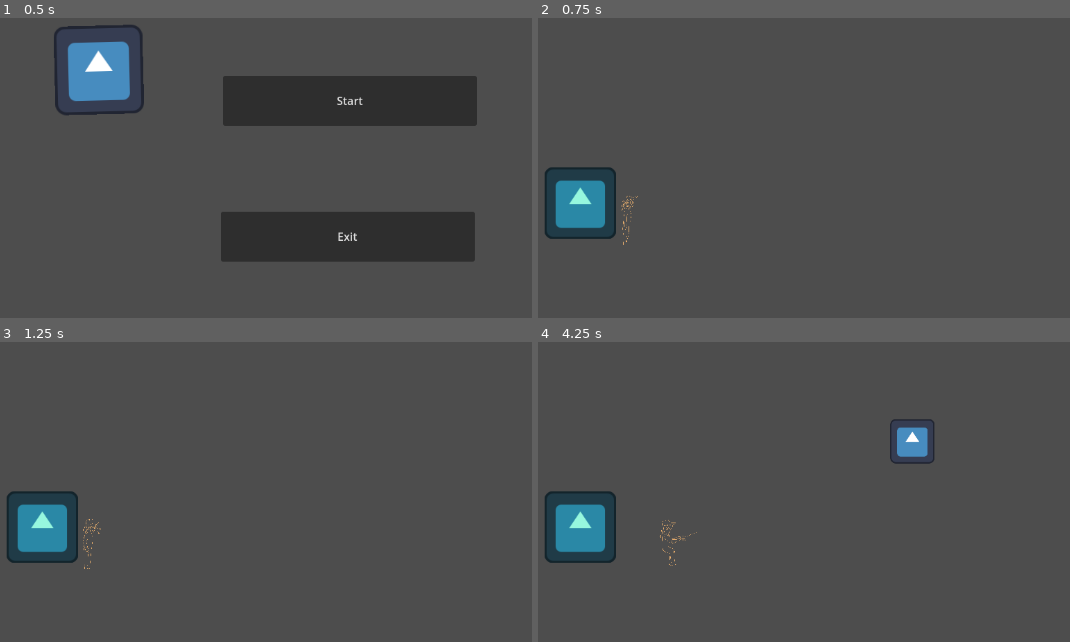
Above: before the commit, frames 1-4 (two rows, left to right).
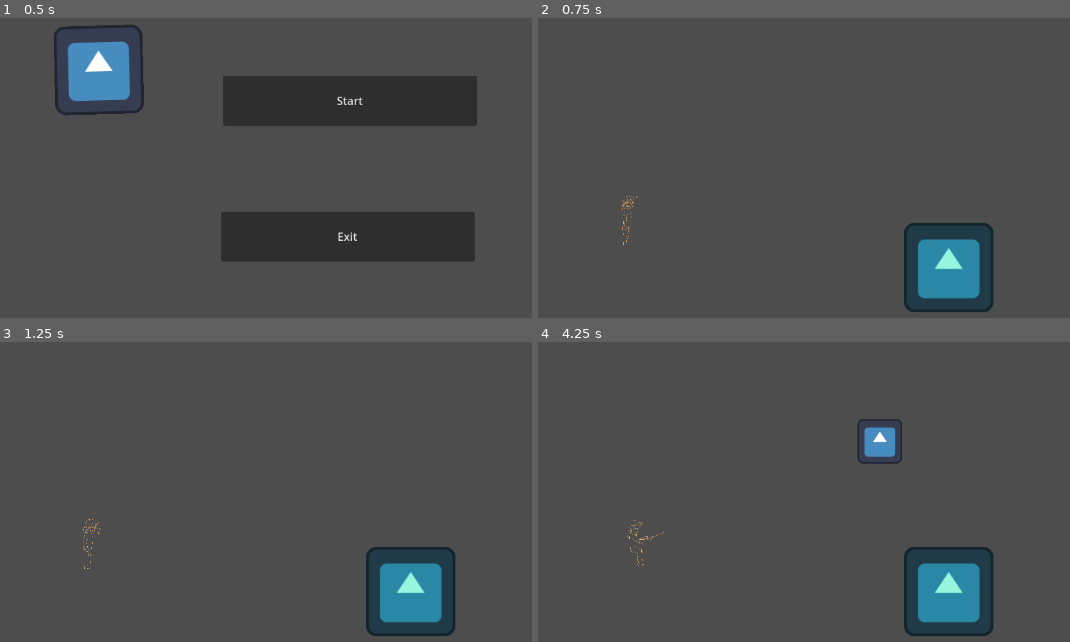
Above: after the commit, the same moments.

Repository: corin-gaiotto/gdc-jam-2025
Game: Godot game, scene res://Scenes/MainScene.tscn
Same seed, same stepped clock (60 frames per second), same inputs: the game is played once before the commit and once after it. The engine's default icon, where the game draws it, is replaced by a stand-in: a white triangle on a blue panel in a dark square.
Inputs (mouse positions are in pixels of both pictures, inside the frame that each line leads up to):
- Up to frame 1 (0.5 s): no input
- Up to frame 2 (0.75 s): click "Start" at 0.5 s
- Up to frame 3 (1.25 s): no input
- Up to frame 4 (4.25 s): tap Enter at 1.25 s; move the mouse to (1069, 507) at 1.27 s; hold D (right) 1.28-2.03 s; tap Space (fishing-interact) at 1.35, 2.85 s; move the mouse to (734, 552) at 2.02 s; hold S (down) 2.03-2.78 s; tap E (start-fishing) at 2.1, 2.75, 3.5, 3.6 s; move the mouse to (974, 432) at 2.77 s; hold D (right) 2.78-3.53 s; move the mouse to (851, 618) at 3.52 s; hold W (up) from 3.53 s (still down)

Frame 1 is identical in both runs. In frame 2, 8.1% of the frame differs, in the area x 1-86%, y 49-98%; in frame 3, 8.1%; in frame 4, 9.7%, in the area x 1-86%, y 25-98%.

Commit message:
bug fixes, and added some fish species

Diff:
--- /dev/null
+++ b/Assets/FishSpecies/Anchovy.tscn
@@ -0,0 +1,29 @@
+[gd_scene load_steps=4 format=3 uid="uid://cfe7akv2fmbsw"]
+
+[ext_resource type="Script" uid="uid://c3dgu655bgxdj" path="res://Scripts/fish_species.gd" id="1_4wj3h"]
+[ext_resource type="Texture2D" uid="uid://dokj5ftigyxx8" path="res://icon.svg" id="2_t4coe"]
+
+[sub_resource type="SpriteFrames" id="SpriteFrames_b00gv"]
+animations = [{
+"frames": [{
+"duration": 1.0,
+"texture": ExtResource("2_t4coe")
+}],
+"loop": true,
+"name": &"default",
+"speed": 5.0
+}]
+
+[node name="TestSpecies" type="Node"]
+script = ExtResource("1_4wj3h")
+speciesName = "Anchovy"
+size = 0.15
+baseSellValue = 10.0
+fishTexture = SubResource("SpriteFrames_b00gv")
+preferredDepth = 300.0
+idleBurstTime = 3
+idleMoveSpeed = 50.0
+fishingTurnTime = 1
+fishingResistance = 0.75
+fishingEnergyDrain = 0.5
+metadata/_custom_type_script = "uid://c3dgu655bgxdj"
--- /dev/null
+++ b/Assets/FishSpecies/HorseMackerel.tscn
@@ -0,0 +1,29 @@
+[gd_scene load_steps=4 format=3 uid="uid://ct8fpxw73qs1c"]
+
+[ext_resource type="Script" uid="uid://c3dgu655bgxdj" path="res://Scripts/fish_species.gd" id="1_314hc"]
+[ext_resource type="Texture2D" uid="uid://dokj5ftigyxx8" path="res://icon.svg" id="2_etkqd"]
+
+[sub_resource type="SpriteFrames" id="SpriteFrames_b00gv"]
+animations = [{
+"frames": [{
+"duration": 1.0,
+"texture": ExtResource("2_etkqd")
+}],
+"loop": true,
+"name": &"default",
+"speed": 5.0
+}]
+
+[node name="TestSpecies" type="Node"]
+script = ExtResource("1_314hc")
+speciesName = "Horse Mackerel"
+size = 1.0
+baseSellValue = 30.0
+fishTexture = SubResource("SpriteFrames_b00gv")
+preferredDepth = 400.0
+idleBurstTime = 5
+idleMoveSpeed = 100.0
+fishingTurnTime = 1
+fishingResistance = 1.0
+fishingEnergyDrain = 1.0
+metadata/_custom_type_script = "uid://c3dgu655bgxdj"
--- a/Objects/FishManagerTemplate.tscn
+++ b/Objects/FishManagerTemplate.tscn
@@ -1,21 +1,31 @@
-[gd_scene load_steps=3 format=3 uid="uid://biouiciisyeg2"]
+[gd_scene load_steps=5 format=3 uid="uid://biouiciisyeg2"]
 
 [ext_resource type="Script" uid="uid://dit08ixmmktq5" path="res://Scripts/fish_manager.gd" id="1_w4qpl"]
 [ext_resource type="PackedScene" uid="uid://c82kc21gwu57i" path="res://Assets/FishSpecies/TestSpecies.tscn" id="2_56iai"]
+[ext_resource type="PackedScene" uid="uid://cfe7akv2fmbsw" path="res://Assets/FishSpecies/Anchovy.tscn" id="3_sv0qc"]
+[ext_resource type="PackedScene" uid="uid://ct8fpxw73qs1c" path="res://Assets/FishSpecies/HorseMackerel.tscn" id="4_vadww"]
 
 [node name="FishManagerTemplate" type="Node2D" node_paths=PackedStringArray("SpeciesDict")]
 script = ExtResource("1_w4qpl")
 SpeciesDict = {
+"Anchovy": NodePath("Anchovy"),
+"Horse Mackerel": NodePath("HorseMackerel"),
 "TestSpecies": NodePath("TestSpecies")
 }
 SpeciesWeights = Dictionary[String, int]({
+"Anchovy": 2,
+"Horse Mackerel": 1,
 "TestSpecies": 1
 })
-spawnTimeMin = 480
-spawnTimeMax = 720
+spawnTimeMin = 600
+spawnTimeMax = 1200
 spawnAmountMin = 1
 spawnAmountMax = 3
 spawningActive = true
 metadata/_custom_type_script = "uid://dit08ixmmktq5"
 
 [node name="TestSpecies" parent="." instance=ExtResource("2_56iai")]
+
+[node name="Anchovy" parent="." instance=ExtResource("3_sv0qc")]
+
+[node name="HorseMackerel" parent="." instance=ExtResource("4_vadww")]
--- a/Scenes/Fishing.tscn
+++ b/Scenes/Fishing.tscn
@@ -15,11 +15,14 @@
 [node name="Node2D" type="Node2D"]
 
 [node name="FishingPlayer" parent="." node_paths=PackedStringArray("_energyBar") instance=ExtResource("1_aonvm")]
+position = Vector2(147, 15)
 _energyBar = NodePath("../TextureProgressBar")
-position = Vector2(147, 15)
+speed = 750.0
 
 [node name="FishManagerTemplate" parent="." node_paths=PackedStringArray("SpeciesDict") instance=ExtResource("2_nnhe8")]
 SpeciesDict = {
+"Anchovy": NodePath("Anchovy"),
+"Horse Mackerel": NodePath("HorseMackerel"),
 "TestSpecies": NodePath("TestSpecies")
 }
 
--- a/Scripts/fish.gd
+++ b/Scripts/fish.gd
@@ -47,7 +47,7 @@
 	idleTimer.wait_time = idleBurstTime
 
 	fishingTimer = $FishingTimer
-	fishingTimer.wait_time = fishingTurnTime
+	fishingTimer.wait_time = max(0.01, fishingTurnTime)
 
 	idleTimer.start()
 	# Set own texture to match fishTexture
--- a/Scripts/fish_manager.gd
+++ b/Scripts/fish_manager.gd
@@ -53,8 +53,8 @@
 	# Spawns a fish and attaches it as a child of the given parent node
 	var fishNode = chosenSpecies.generateFish()
 
-	# TODO: set position properly. For now, just random between 0 and 400 on each axis
-	fishNode.position = Vector2(randf_range(0, 400), randf_range(0, 400))
+	# place fish horizontally in ocean around their preferred depth
+	fishNode.position = Vector2(randf_range(500, 1000), fishNode.preferredDepth + randf_range(-100, 100))
 
 	SceneParent.add_child(fishNode)
 
Not shown: 1 places in Scenes/Fishing.tscn that only renumber resources
